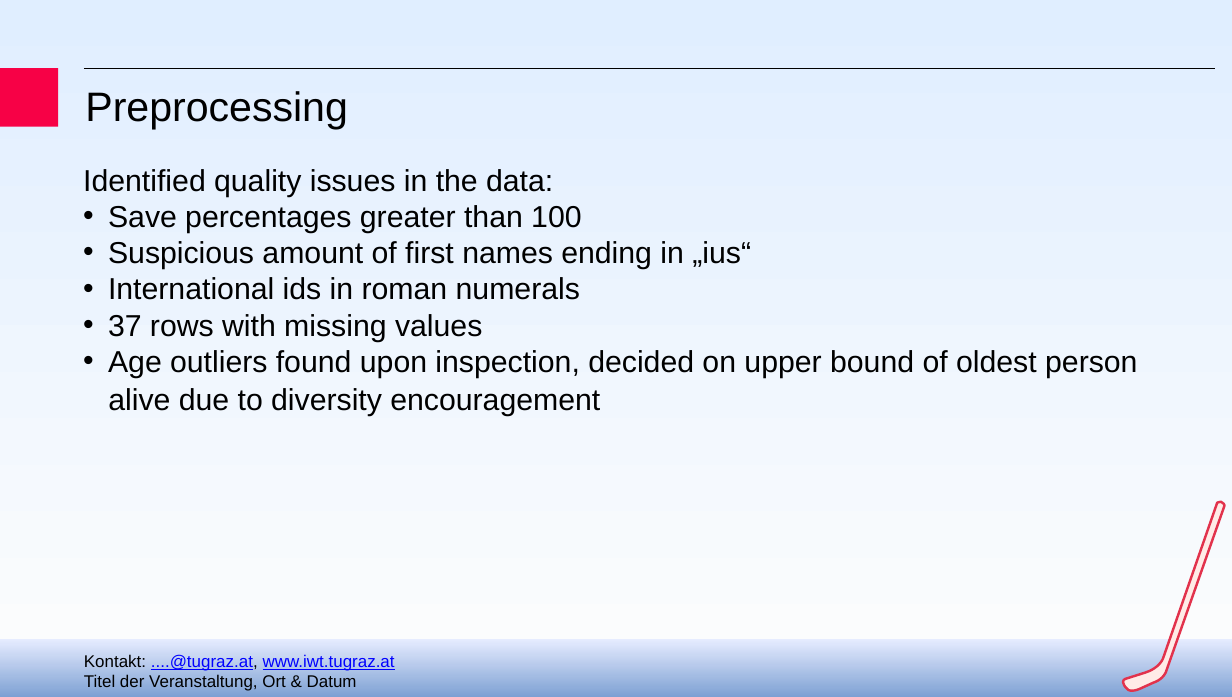
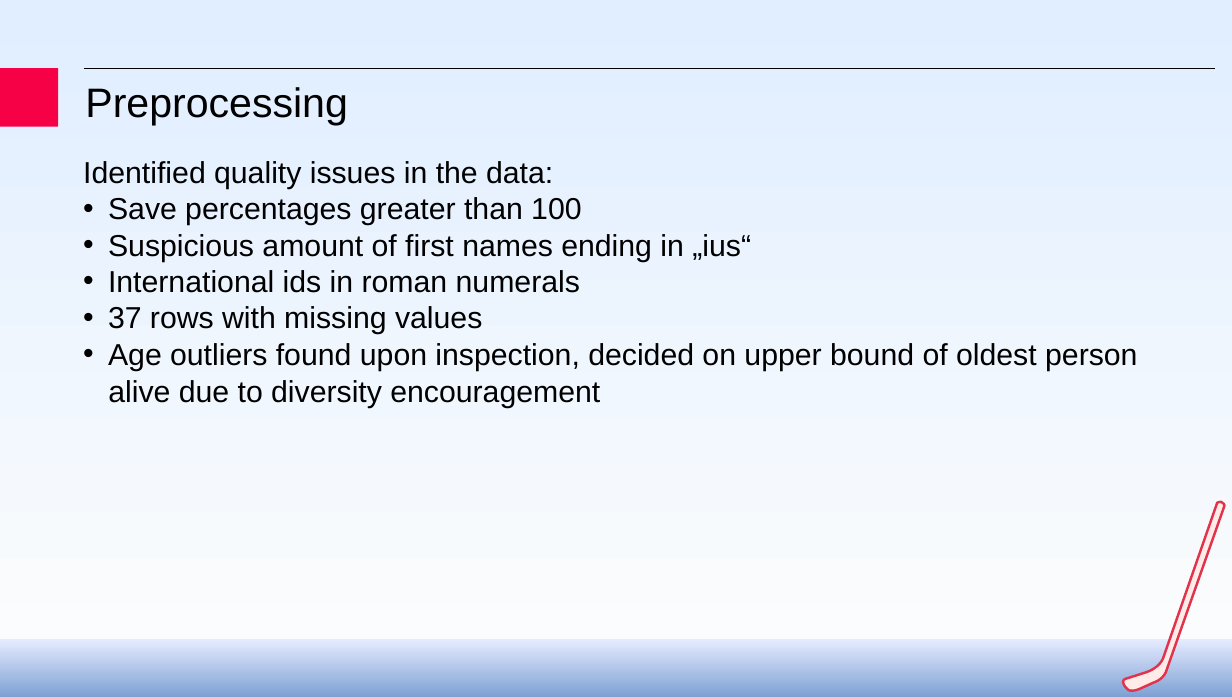
Before and after one commit to jaklvinc/KnowledgeDiscoveryAndDataMining-TUGraz-2026, a slide deck: slide 4 of phase_1/KDDM_phase1_presentation.pptx. Drawn at 1232x697 pixels with LibreOffice and Linux fonts; fonts in the diff are those of the drawing; background and template pictures are left out. Boxes give left, top, right and bottom in pixels: in the first picture for what was removed or moved away, otherwise in the second. Text is boxed around its words. In the diff, an @@ line names an element or a change of style, - is before the commit and + after.

```diff
--- a/phase_1/KDDM_phase1_presentation.pptx
+++ b/phase_1/KDDM_phase1_presentation.pptx
@@ text "Preprocessing": place and size @@
-text "Preprocessing" at bbox=[85, 91, 348, 129]
+text "Preprocessing" at bbox=[85, 87, 348, 125]
@@ text "Identified quality issues in the ...": place and size @@
-text "Identified quality issues in the ..." at bbox=[83, 169, 1137, 416]
+text "Identified quality issues in the ..." at bbox=[83, 161, 1137, 408]
@@ text removed at bbox=[84, 654, 395, 691] @@
-Kontakt: ....@tugraz.at, www.iwt.tugraz.at
-Titel der Veranstaltung, Ort & Datum
```
Also in this commit, not shown: 8 other slides changed, 1 slide added, 1 slide removed, 2 other files.
